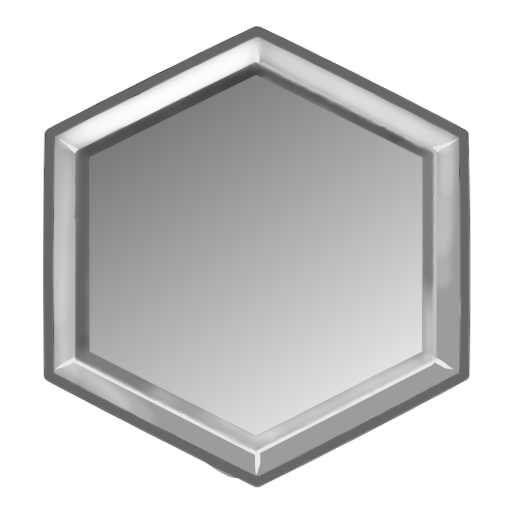
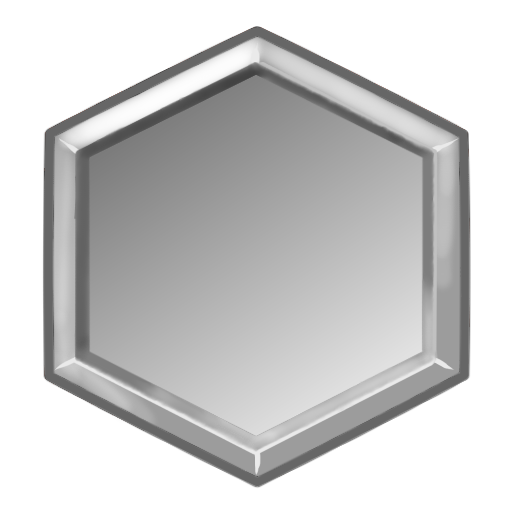
Layers edited between the first and the second 512x512 image:
painted on "outframe" over bbox(144, 297, 469, 487)
painted on "innerframe2 Fusionnés" over bbox(144, 297, 469, 487)
painted on "details" over bbox(144, 297, 469, 487)
painted on "outterfill" over bbox(144, 297, 469, 487)
painted on "innerfill" over bbox(144, 297, 469, 487)
painted on "Arrière-plan" over bbox(144, 297, 469, 487)